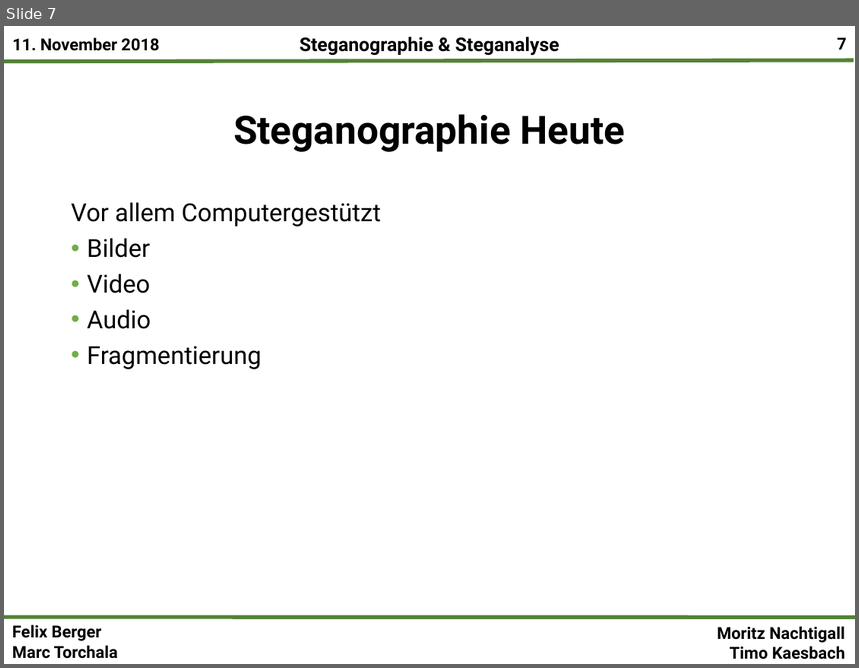
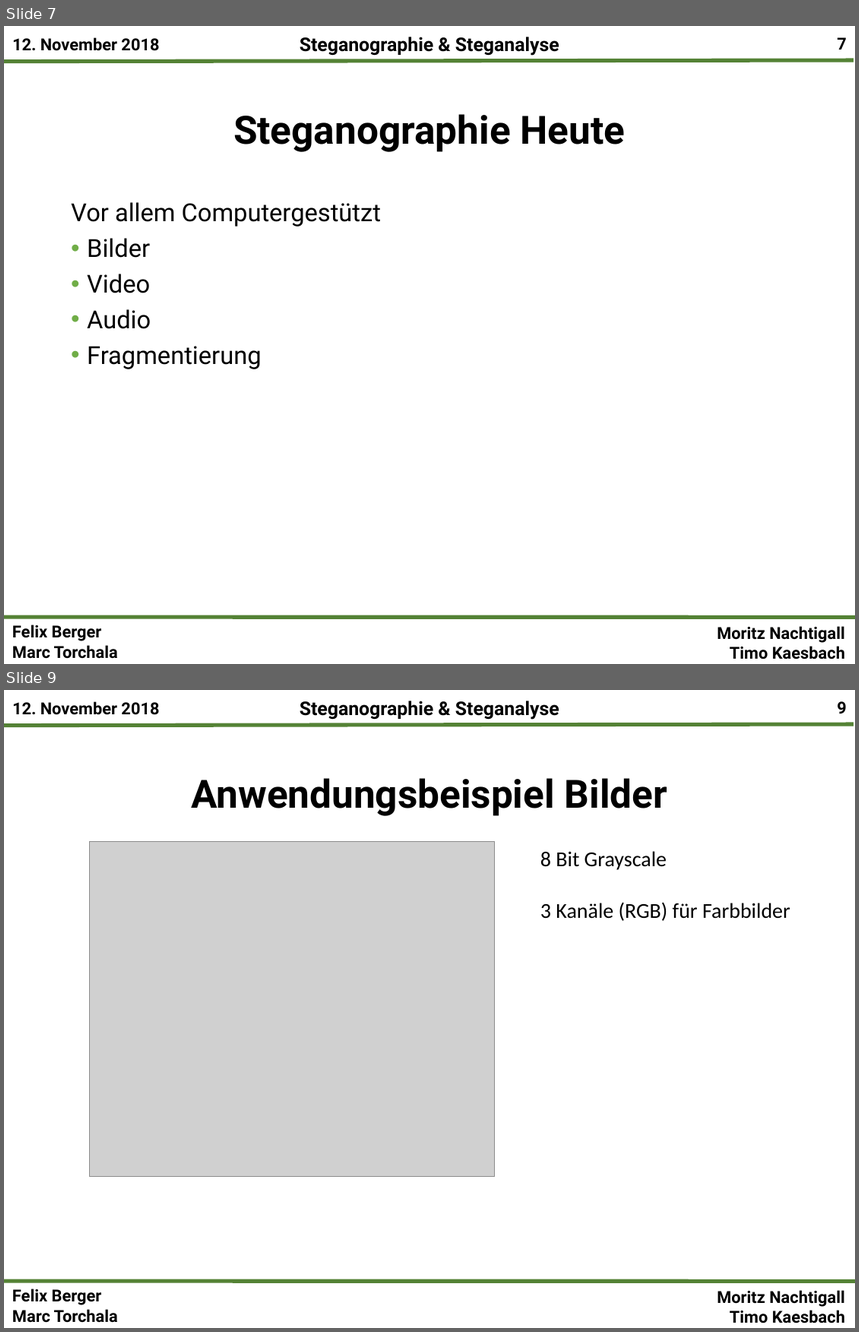
Before and after one commit to mtorchala/SteganographieSteganalyse, a slide deck: Präsentationen/Steganographie&Steganalyse_Gesamtpräsentation.pptx. Shown one above the other, each under a label of ours: slide 7 before the commit, slides 7 and 9 after it; the slides between them are not shown. The pictures are 859x668 and 859x1332 pixels, drawn with LibreOffice and Linux fonts; fonts in the diff are those of the drawing; grey boxes stand for pictures; background and template pictures are left out. Boxes give left, top, right and bottom in pixels: in the first picture for what was removed or moved away, otherwise in the second. Text is boxed around its words. In the diff, an @@ line names an element or a change of style, - is before the commit and + after.

```diff
--- a/Präsentationen/Steganographie&Steganalyse_Gesamtpräsentation.pptx
+++ b/Präsentationen/Steganographie&Steganalyse_Gesamtpräsentation.pptx
@@ slide 9 added at [4, 690, 855, 1328], background #FFFFFF; not listed: 7 template elements that a slide beside it also shows @@
@@ title added at [191, 778, 667, 816], 33 pt, text #000000, bold @@
+Anwendungsbeispiel Bilder
@@ picture added at [90, 841, 495, 1177] @@
@@ text added at [541, 851, 791, 921], 18 pt, text #000000 @@
+8 Bit Grayscale
+3 Kanäle (RGB) für Farbbilder
@@ slide 7 changed as well @@
@@ text at [12, 37, 159, 51]: text changed @@
-11. November 2018
+12. November 2018
```
Also in this commit, not shown: 15 other slides changed, 3 other slides added, 1 other file.
